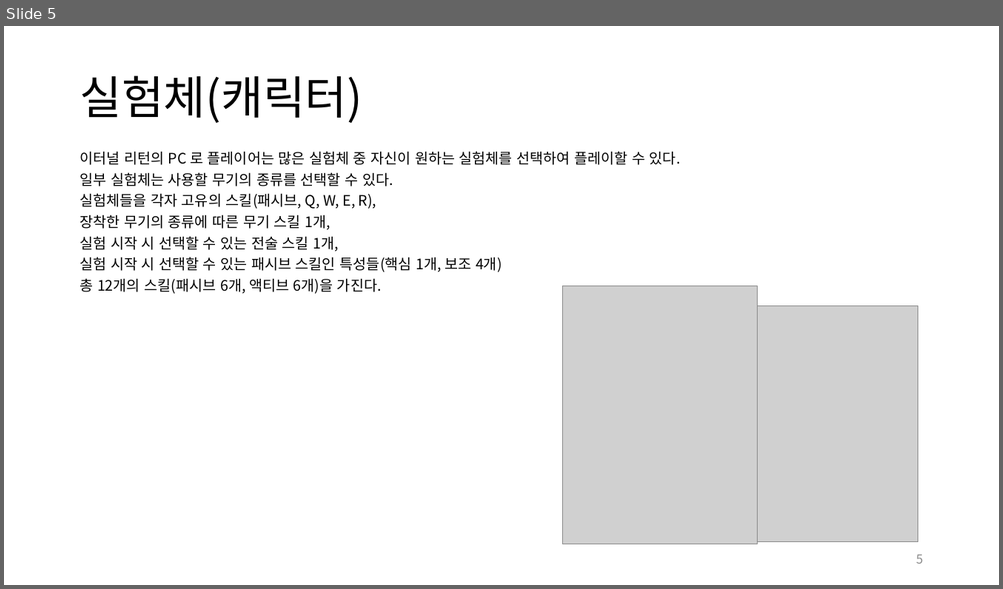
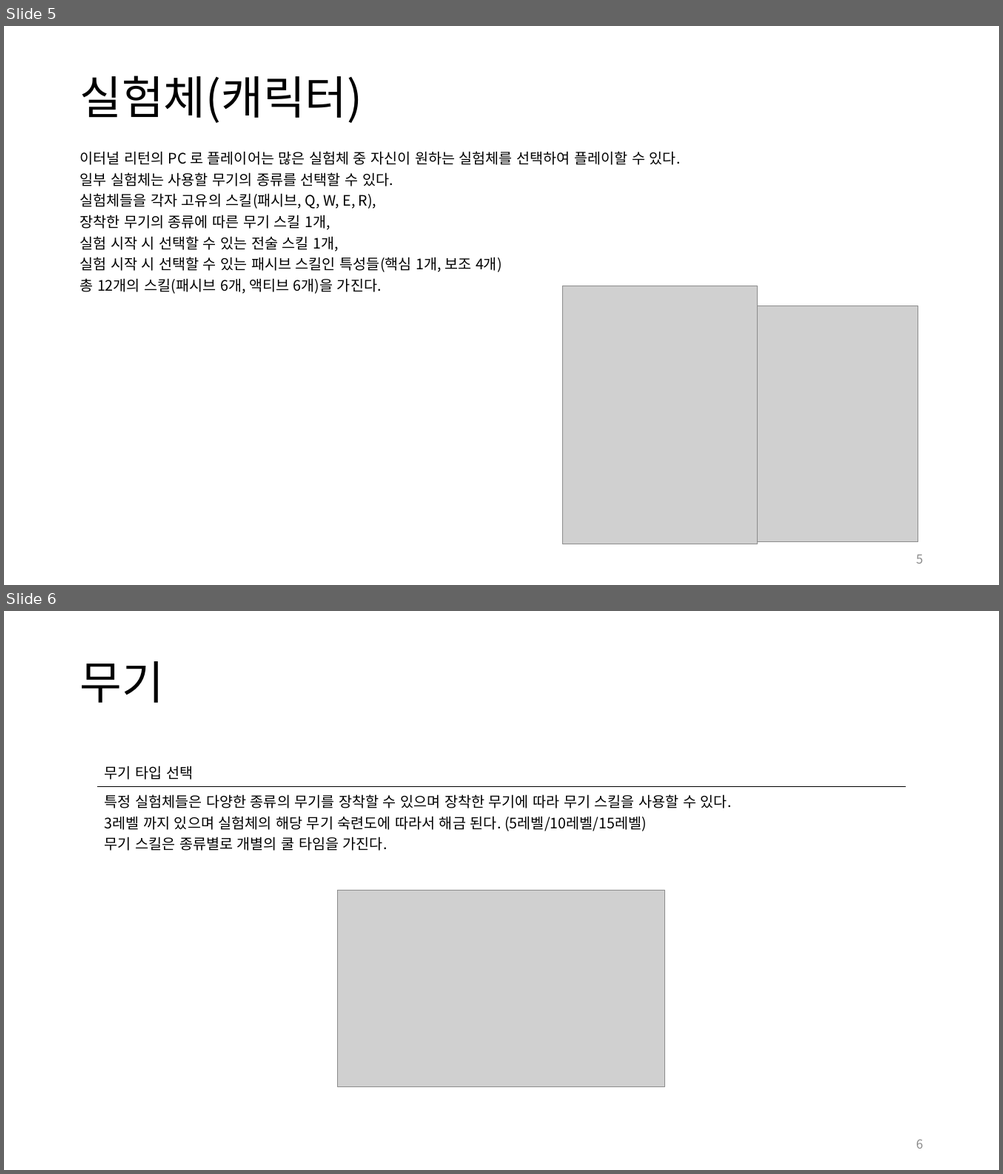
Before and after one commit to yjk0401/unityenginebasic_9th, a slide deck: 기획/이터널 리턴/이터널 리턴 역기획서.pptx. Shown one above the other, each under a label of ours: slide 5 before the commit, slides 5 and 6 after it. The pictures are 1003x589 and 1003x1174 pixels, drawn with LibreOffice and Linux fonts; fonts in the diff are those of the drawing; grey boxes stand for pictures. Boxes give left, top, right and bottom in pixels: in the first picture for what was removed or moved away, otherwise in the second. Text is boxed around its words. In the diff, an @@ line names an element or a change of style, - is before the commit and + after.

```diff
--- a/기획/이터널 리턴/이터널 리턴 역기획서.pptx
+++ b/기획/이터널 리턴/이터널 리턴 역기획서.pptx
@@ slide 6 added at [4, 611, 999, 1170], background #FFFFFF @@
@@ title added at [80, 661, 164, 703], 44 pt, text #000000 @@
+무기
@@ table added at [97, 758, 906, 854], 2 rows, 1 columns @@
+무기 타입 선택
+특정 실험체들은 다양한 종류의 무기를 장착할 수 있으며 장착한 무기에 따라 무기 스킬을 사용할 수 있다. / 3레벨 까지 있으며 실험체의 해당 무기 숙련도에 따라서 해금 된다. (5레벨/10레벨/15레벨) / 무기 스킬은 종류별로 개별의 쿨 타임을 가진다.
@@ picture added at [338, 891, 664, 1087] @@
@@ page number added at [916, 1139, 922, 1149], 12 pt, text #8C8C8C @@
+6
```
Also in this commit, not shown: 7 slides changed, 9 other slides added.
